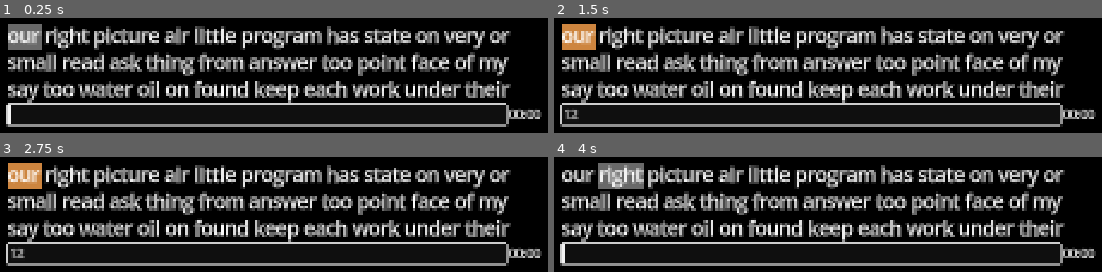
Above: before the commit, frames 1-4 (two rows, left to right).
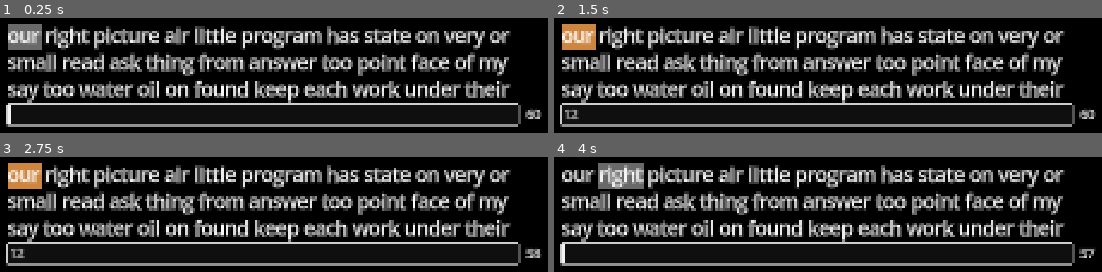
Above: after the commit, the same moments.

Repository: elensiel/typin-
Game: Godot game, scene res://scenes/main.tscn
Two runs of this game, one before a commit and one after it. Both use one fixed random seed, a clock stepped at 60 frames per second and the inputs below.
Inputs (mouse positions are in pixels of both pictures, inside the frame that each line leads up to):
- Up to frame 1 (0.25 s): no input
- Up to frame 2 (1.5 s): click (811, 114) at 0.52 s; type "12" at 0.6 s; tap Enter at 1.25 s
- Up to frame 3 (2.75 s): tap Space at 2 s
- Up to frame 4 (4 s): tap Enter at 2.75 s; tap Space at 3.5 s

The runs differ from the first frame. In frame 1, 0.5% of the frame differs, in the area x 92-99%, y 73-95%; in frame 2, 0.5%; in frame 3, 0.6%; in frame 4, 0.6%.

Commit message:
added timer

Diff:
--- a/globals/state_machine.gd
+++ b/globals/state_machine.gd
@@ -17,12 +17,18 @@
 			_handle_new()
 		State.TYPING:
 			_handle_typing()
+		State.FINISHED:
+			_handle_finished()
 
 func _handle_new() -> void:
 	TextManager.new_text()
 	TypingManager.new_test()
 	TextManager.render_on_type()
 	TextManager.scroll_update()
+	TimerManager.reset()
 
-func _handle_typing() -> void:pass
-	#TimerManager.start()
+func _handle_typing() -> void:
+	TimerManager.start()
+
+func _handle_finished() -> void:
+	TimerManager.stop()
--- /dev/null
+++ b/globals/timer_manager.gd
@@ -0,0 +1,30 @@
+extends Timer
+
+var label: Label
+
+var initial_seconds: int = 60
+var seconds_remaining: int = initial_seconds
+
+func _enter_tree() -> void:
+	connect(&"timeout", Callable.create(self, &"_on_timeout"))
+
+func connect_label(node: Label) -> void:
+	print("TimerManager: Connecting Timer Label: " + str(node))
+	label = node
+	_update_label()
+
+func reset() -> void:
+	if !is_stopped():
+		stop()
+
+	seconds_remaining = initial_seconds
+	_update_label()
+
+func _update_label() -> void: label.text = str(seconds_remaining)
+
+func _on_timeout() -> void:
+	seconds_remaining -= 1
+	if seconds_remaining <= 0:
+		StateMachine.change_state(StateMachine.State.FINISHED)
+
+	_update_label()
--- a/project.godot
+++ b/project.godot
@@ -22,6 +22,7 @@
 ObjectReferences="*res://globals/object_references.gd"
 TextManager="*res://globals/TextManager/text_manager.gd"
 TypingManager="*res://globals/TypingManager/typing_manager.gd"
+TimerManager="*res://globals/timer_manager.gd"
 StateMachine="*res://globals/state_machine.gd"
 
 [display]
--- /dev/null
+++ b/scenes/menu/test/label.gd
@@ -0,0 +1,4 @@
+extends Label
+
+func _enter_tree() -> void:
+	TimerManager.connect_label(self)
--- a/scenes/menu/test/test.tres
+++ b/scenes/menu/test/test.tres
@@ -1,11 +1,15 @@
-[gd_resource type="Theme" load_steps=2 format=3 uid="uid://maf0ym8rh80l"]
+[gd_resource type="Theme" load_steps=3 format=3 uid="uid://maf0ym8rh80l"]
 
 [sub_resource type="StyleBoxFlat" id="StyleBoxFlat_y1ptq"]
 bg_color = Color(0, 0, 0, 1)
 anti_aliasing = false
+
+[sub_resource type="StyleBoxEmpty" id="StyleBoxEmpty_y1ptq"]
 
 [resource]
 Label/font_sizes/font_size = 30
 LineEdit/font_sizes/font_size = 30
 Panel/styles/panel = SubResource("StyleBoxFlat_y1ptq")
 RichTextLabel/font_sizes/normal_font_size = 46
+VSeparator/constants/separation = 10
+VSeparator/styles/separator = SubResource("StyleBoxEmpty_y1ptq")
--- a/scenes/menu/test/test.tscn
+++ b/scenes/menu/test/test.tscn
@@ -1,9 +1,10 @@
-[gd_scene load_steps=6 format=3 uid="uid://c7muqacm6x235"]
+[gd_scene load_steps=7 format=3 uid="uid://c7muqacm6x235"]
 
 [ext_resource type="Theme" uid="uid://maf0ym8rh80l" path="res://scenes/menu/test/test.tres" id="1_m8iat"]
 [ext_resource type="Script" uid="uid://cjq2q0h7s75xe" path="res://scenes/menu/test/test.gd" id="2_rb2cn"]
 [ext_resource type="Script" uid="uid://ctyl5jodb476b" path="res://scenes/menu/test/rich_text_label.gd" id="3_0d8ue"]
 [ext_resource type="Script" uid="uid://bar6aew3lsb3f" path="res://scenes/menu/test/line_edit.gd" id="4_prp4p"]
+[ext_resource type="Script" uid="uid://drp3h7q458m5r" path="res://scenes/menu/test/label.gd" id="5_evufq"]
 [ext_resource type="PackedScene" uid="uid://1bs3ymeomdpk" path="res://scenes/_debug/test/test_debug_layer.tscn" id="5_uwd5h"]
 
 [node name="Test" type="Control"]
@@ -50,10 +51,14 @@
 placeholder_text = " "
 script = ExtResource("4_prp4p")
 
+[node name="VSeparator" type="VSeparator" parent="CenterContainer/VBoxContainer/HBoxContainer"]
+layout_mode = 2
+
 [node name="Label" type="Label" parent="CenterContainer/VBoxContainer/HBoxContainer"]
 layout_mode = 2
 size_flags_horizontal = 8
-text = "00:00"
+text = "60"
+script = ExtResource("5_evufq")
 
 [node name="TestDebugLayer" parent="." instance=ExtResource("5_uwd5h")]
 visible = false
Not shown, added: globals/timer_manager.gd.uid
Not shown, added: scenes/menu/test/label.gd.uid
Not shown, changed: README.md
